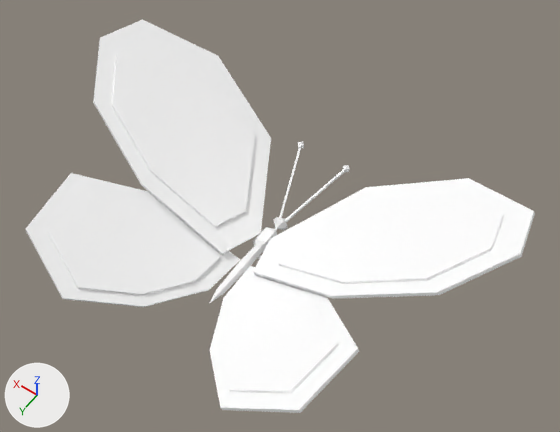
What one commit did to the glTF model site/models/GN_Butterfly_01.glb.
Rendered twice from a camera (50 mm lens) standing at (-0.0495, 0.059, 0.1145) and looking at (-0.0038, -0.0051, 0.0138). The lights are fixed; the arrows at lower left show +X, +Y and +Z. The picture after the commit comes second.

Names of what the first picture shows: 'GN_Butterfly_01'.
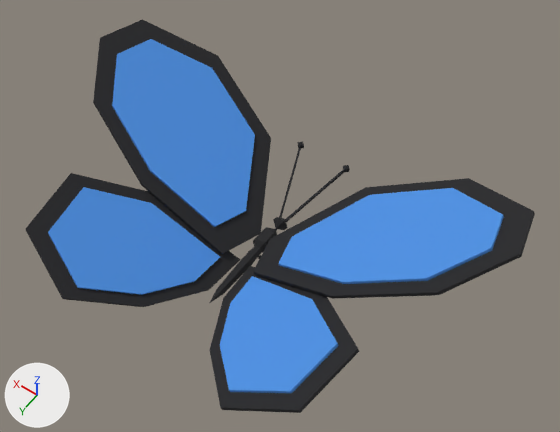
What differs and where, as boxes [x1, y1, x2, y2] in the pictures (560 x 432 px):
'GN_Butterfly_01', surface changed (darker): [25, 19, 535, 413] in both

The change, as a diff of the scene's bpy script:
```diff
--- a/site/models/GN_Butterfly_01.glb.py
+++ b/site/models/GN_Butterfly_01.glb.py
@@ img_globalpalette @@
+img_globalpalette = load_image('GlobalPalette', '_unpacked/GlobalPalette', 64, 64, 'sRGB')
@@ mat_globalpalette @@
 mat_globalpalette = principled_material('GlobalPalette')
-mat_globalpalette.base_color = (1.0, 1.0, 1.0)  # white #ffffff
+mat_globalpalette.texture = img_globalpalette
 mat_globalpalette.roughness = 0.85
```
